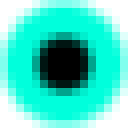
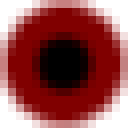
Before/after of a 128 × 128 layered artwork. What changed in the layer stack:
added layer "dark red" above "red" over bbox(0, 0, 128, 128)
hid "blue" over bbox(0, 0, 128, 128)
